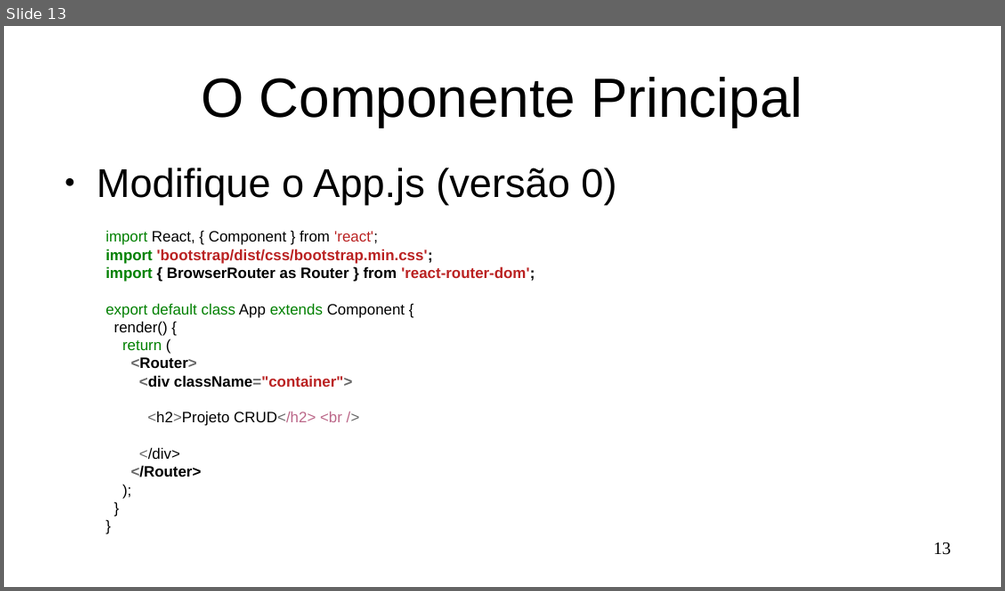
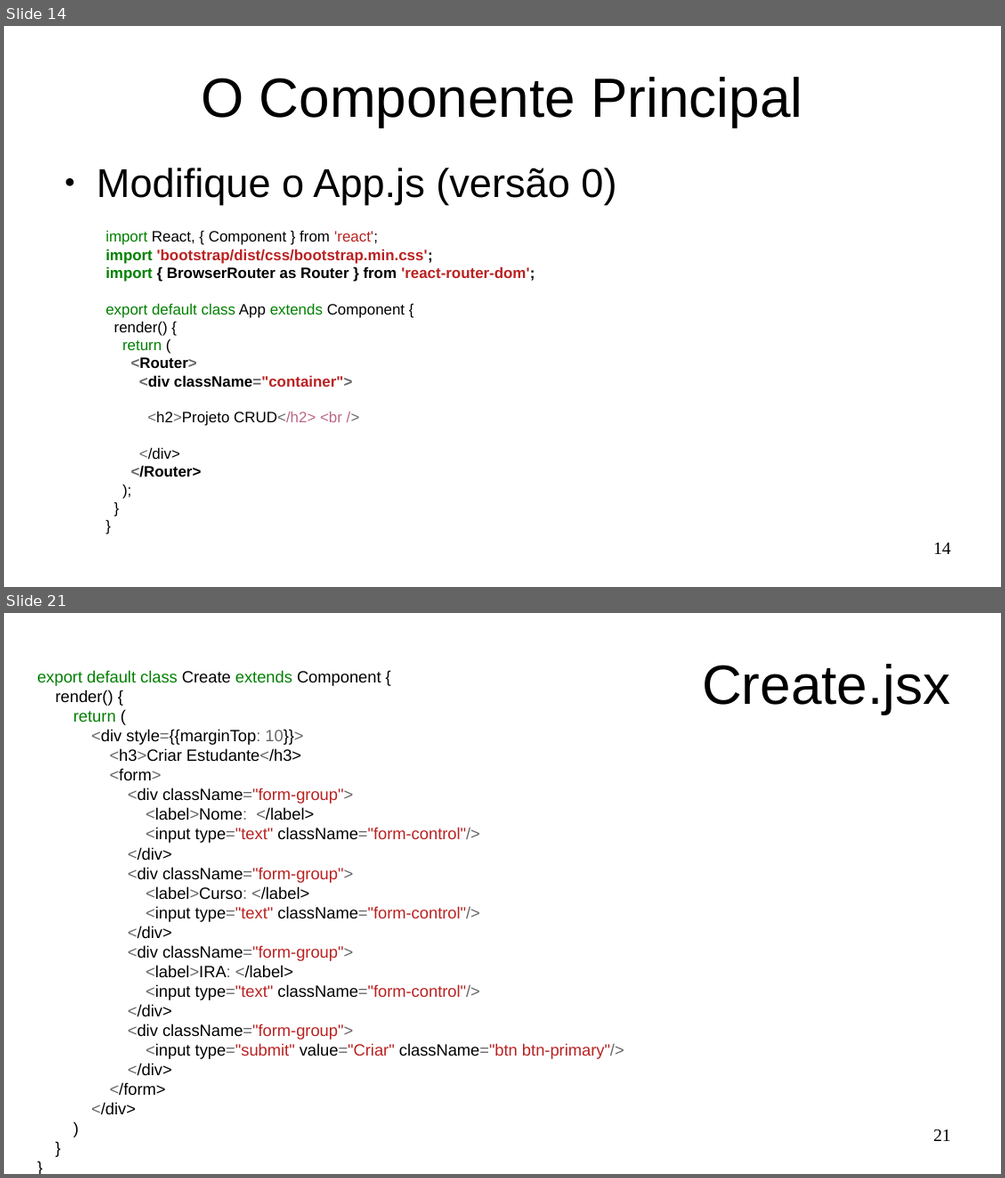
Before and after one commit to Marques-Dev/WEB_2020-1, a slide deck: SLIDES/aula03.odp. Shown one above the other, each under a label of ours: slide 13 before the commit, slides 14 and 21 after it; the slides between them are not shown. The pictures are 1005x591 and 1005x1178 pixels, drawn with LibreOffice and Linux fonts; fonts in the diff are those of the drawing. Boxes give left, top, right and bottom in pixels: in the first picture for what was removed or moved away, otherwise in the second. Text is boxed around its words. In the diff, an @@ line names an element or a change of style, - is before the commit and + after.

```diff
--- a/SLIDES/aula03.odp
+++ b/SLIDES/aula03.odp
@@ slide 21 added at (4,613,1001,1174), background #FFFFFF @@
@@ title added at (702,664,950,714), 44 pt, text #000000 @@
+Create.jsx
@@ text added at (37,670,624,1115), 13 pt, text #000000 @@
+export default class Create extends Component {
+render() {
+return (
+<div style={{marginTop: 10}}>
+<h3>Criar Estudante</h3>
+<form>
+<div className="form-group">
+<label>Nome: </label>
+<input type="text" className="form-control"/>
+</div>
+<div className="form-group">
+<label>Curso: </label>
+<input type="text" className="form-control"/>
+</div>
+<div className="form-group">
+<label>IRA: </label>
+<input type="text" className="form-control"/>
+</div>
+<div className="form-group">
+<input type="submit" value="Criar" className="btn btn-primary"/>
+</div>
+</form>
+</div>
+)
+}
+}
@@ page number added at (933,1129,951,1141), 14 pt, text #000000 @@
+21
@@ what was slide 13 is now slide 14 @@
@@ page number at (933,542,951,554): text changed @@
-13
+14
```
Also in this commit, not shown: 8 slides changed, 21 other slides added, 8 other files.
